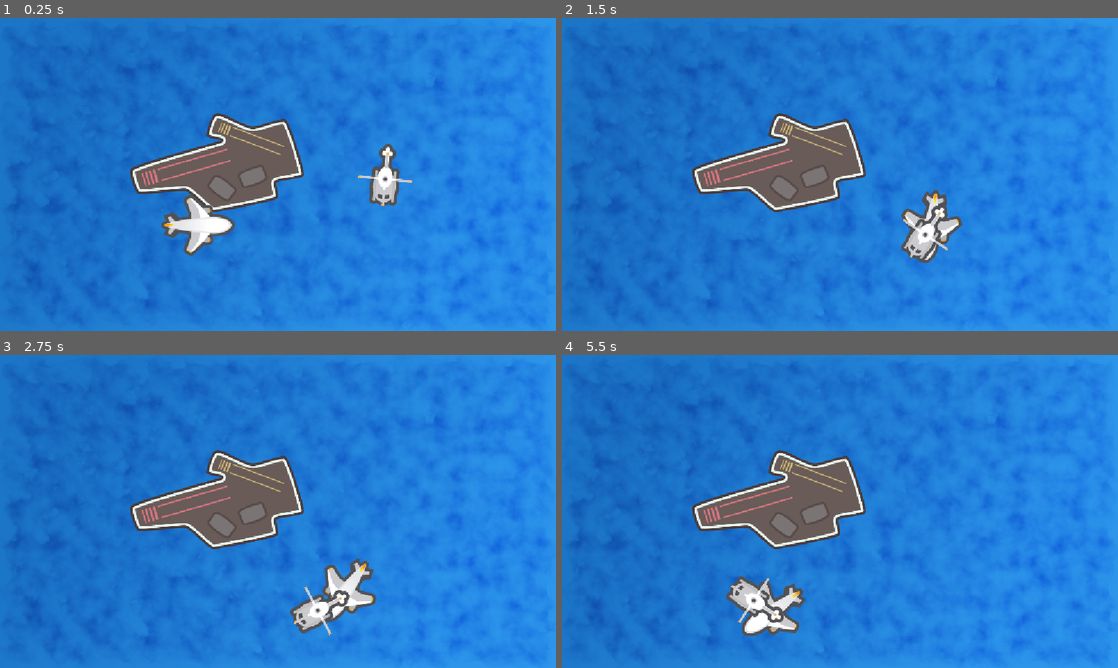
Above: before the commit, frames 1-4 (two rows, left to right).
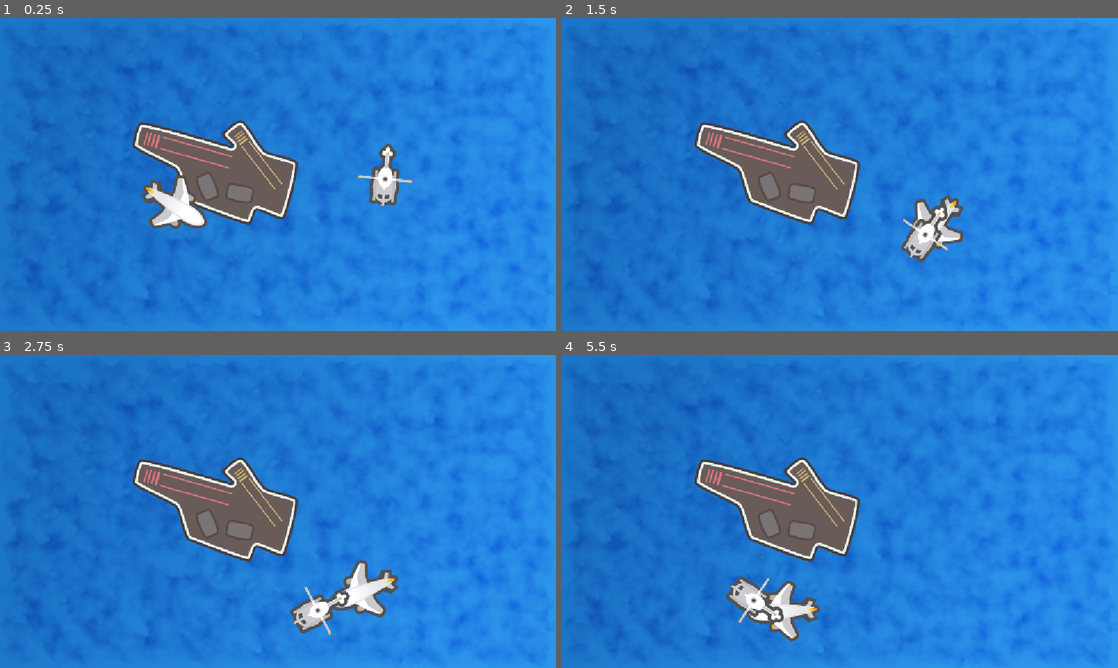
Above: after the commit, the same moments.

Repository: ligarius20fps/kurs-godot
Game: Godot game, scene res://Scenes/Ocean/Ocean.tscn
Same seed, same stepped clock (60 frames per second), same inputs: the game is played once before the commit and once after it.
Inputs:
- Up to frame 1 (0.25 s): no input
- Up to frame 2 (1.5 s): hold Right (ui_right) 0.53-1.28 s; tap Space (ui_select) at 0.6, 0.77, 1.07, 1.35 s; hold Left (ui_left) from 1.28 s (still down)
- Up to frame 3 (2.75 s): tap Space (ui_select) at 1.52, 1.82, 2.1 s; release Left (ui_left) at 2.03 s; hold Right (ui_right) from 2.03 s (still down)
- Up to frame 4 (5.5 s): release Right (ui_right) at 2.78 s; hold Up (ui_up) 2.78-3.53 s; tap Space (ui_select) at 2.85, 3.02, 3.32, 3.6, 3.77, 4.07, 4.35, 4.52, 4.82, 5.1 s; hold Left (ui_left) from 3.53 s (still down)

The runs differ from the first frame. In frame 1, 7.1% of the frame differs, in the area x 23-55%, y 30-76%; in frame 2, 6.5%; in frame 3, 6.9%; in frame 4, 6.7%.

Commit message:
lekcja po rotacji

Diff:
--- a/podstawy/Scenes/Ocean/Ocean.gd
+++ b/podstawy/Scenes/Ocean/Ocean.gd
@@ -1,6 +1,6 @@
 extends Node2D
 
-@onready var samolot: Sprite2D = $Carrier/Plane
+@onready var samolot: Sprite2D = %Plane
 @onready var heli: Sprite2D = $Helicopter
 @onready var chrup: AudioStreamPlayer = $chrup
 const speed:int = 200
@@ -15,20 +15,21 @@
 func _process(delta: float) -> void:
 	# przemieszczaj latające maszyny
 	heli.move_local_x(speed * delta * 0.5)
+	samolot.global_position.x += 60 * delta
 	if Input.is_action_pressed("ui_up"):
 		samolot.move_local_x(speed * delta)
 
 	# obracaj samolotem
 	if Input.is_action_pressed("ui_left"):
 		samolot.rotate(-rotate_speed * delta)
-
 	if Input.is_action_pressed("ui_right"):
 		samolot.rotate(rotate_speed * delta)
 
-	# chrupaj gdy naciskam spację
 	if Input.is_action_just_pressed("ui_select"):
+		# chrupaj gdy naciskam spację
 		chrup.play()
-		samolot.global_position = Vector2(heli.position.x, heli.position.y)
+		# i przemieść samolot do helikoptera
+		samolot.global_position  = Vector2(heli.position.x, heli.position.y)
 
 	# ćwiczenie: helikopter lata w kółko
 	heli.rotate(rotate_speed / 8 * delta)
--- a/podstawy/Scenes/Ocean/Ocean.tscn
+++ b/podstawy/Scenes/Ocean/Ocean.tscn
@@ -16,11 +16,13 @@
 metadata/_edit_lock_ = true
 
 [node name="Carrier" type="Sprite2D" parent="." unique_id=1554988181]
-position = Vector2(450, 300)
+position = Vector2(449.00003, 300.00003)
+rotation = 0.5550147
 texture = ExtResource("6_t11xa")
 
 [node name="Plane" type="Sprite2D" parent="Carrier" unique_id=1378103251]
-position = Vector2(-40, 129)
+unique_name_in_owner = true
+position = Vector2(-40, 128.99998)
 texture = ExtResource("2_i4j2t")
 
 [node name="Helicopter" type="Sprite2D" parent="." unique_id=742845085]
